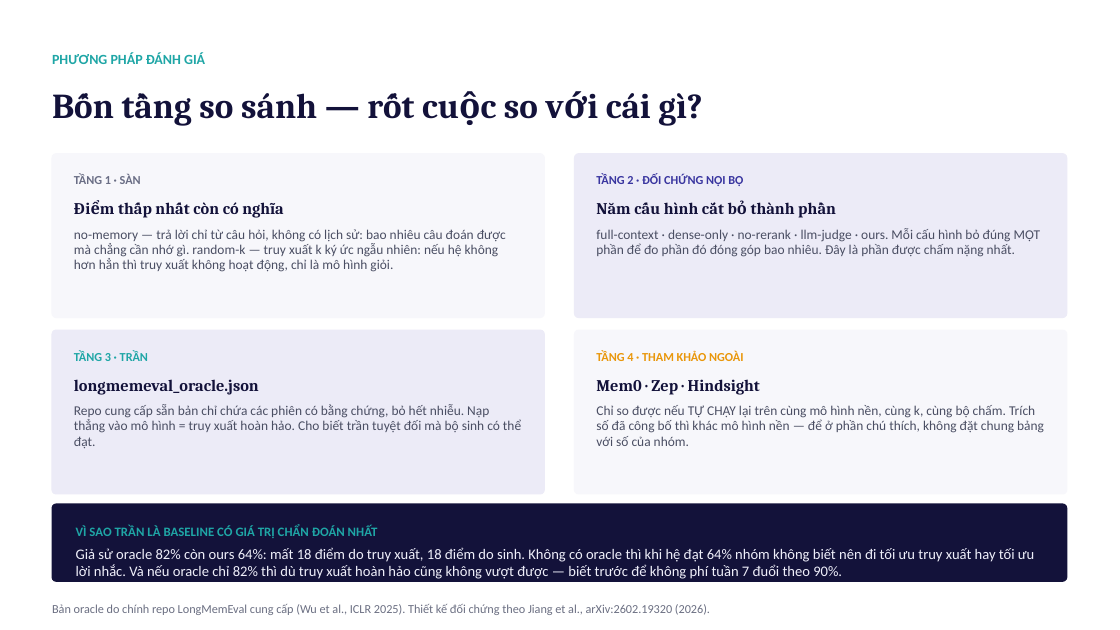
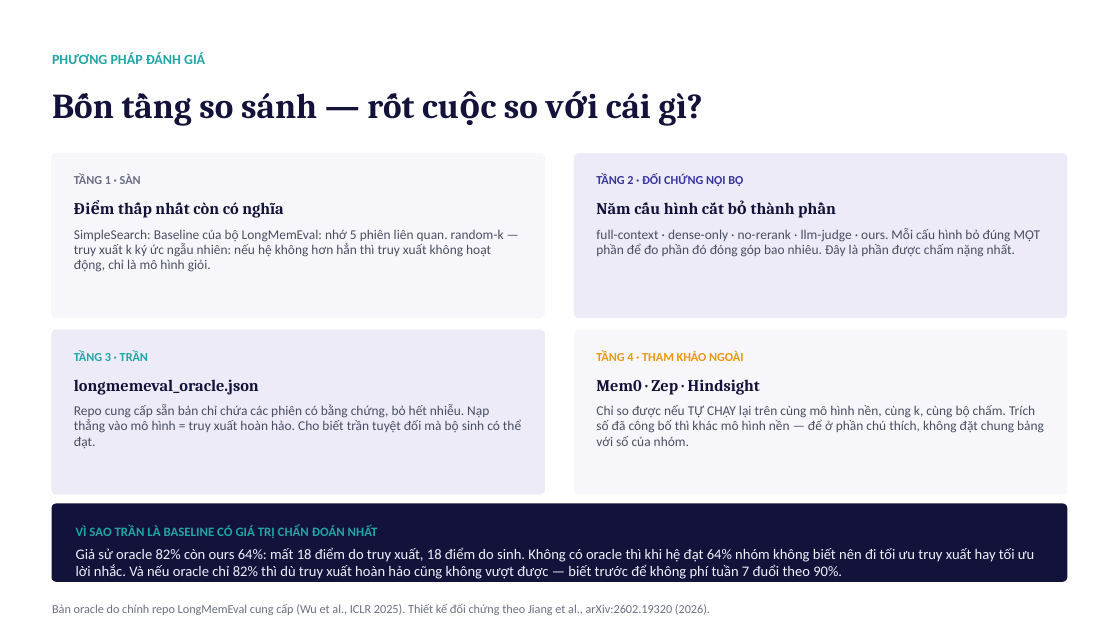
Before and after one commit to Phongdzfk/Samsung-Agent, a slide deck: slide 12 of Tuan 2/bao-cao-tuan-2.pptx. Drawn at 1120x630 pixels with LibreOffice and Linux fonts; fonts in the diff are those of the drawing. Boxes give left, top, right and bottom in pixels: in the first picture for what was removed or moved away, otherwise in the second. Text is boxed around its words. In the diff, an @@ line names an element or a change of style, - is before the commit and + after.

Commit message:
update slide

```diff
--- a/Tuan 2/bao-cao-tuan-2.pptx
+++ b/Tuan 2/bao-cao-tuan-2.pptx
@@ text at (74, 229, 504, 272): text changed @@
-no-memory — trả lời chỉ từ câu hỏi, không có lịch sử: bao nhiêu câu đoán được mà chẳng cần nhớ gì. random-k — truy xuất k ký ức ngẫu nhiên: nếu hệ không hơn hẳn thì truy xuất không hoạt động, chỉ là mô hình giỏi.
+SimpleSearch: Baseline của bộ LongMemEval: nhớ 5 phiên liên quan. random-k — truy xuất k ký ức ngẫu nhiên: nếu hệ không hơn hẳn thì truy xuất không hoạt động, chỉ là mô hình giỏi.
```
Also in this commit, not shown: 3 other slides changed, 3 other files.
